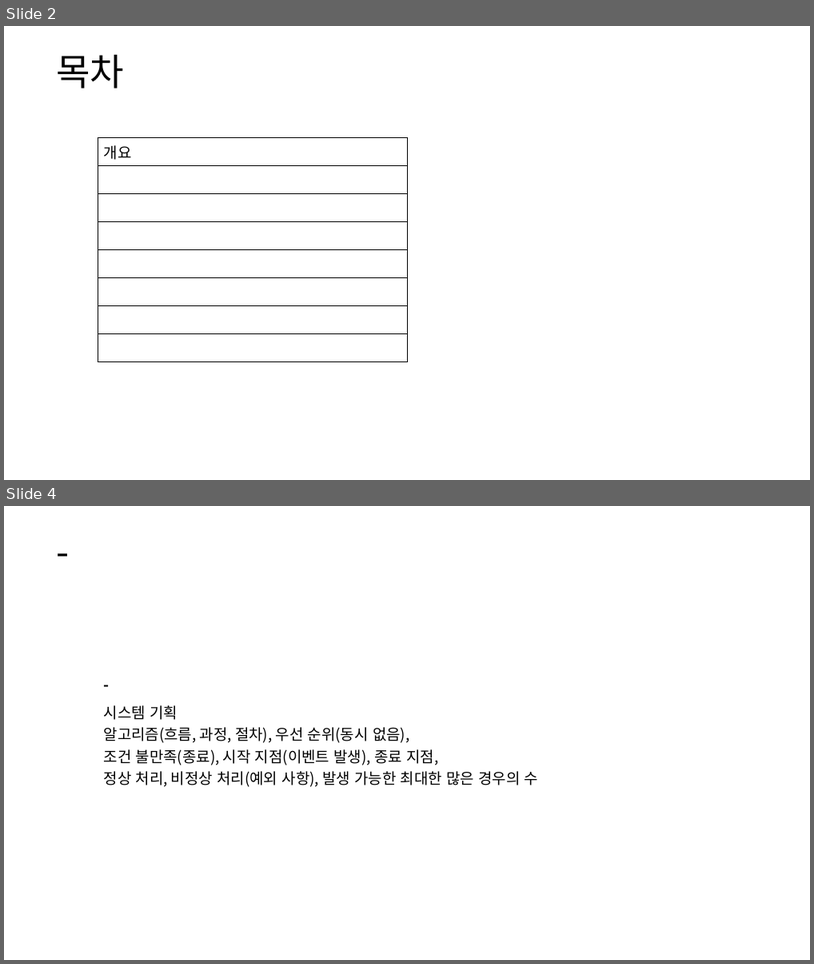
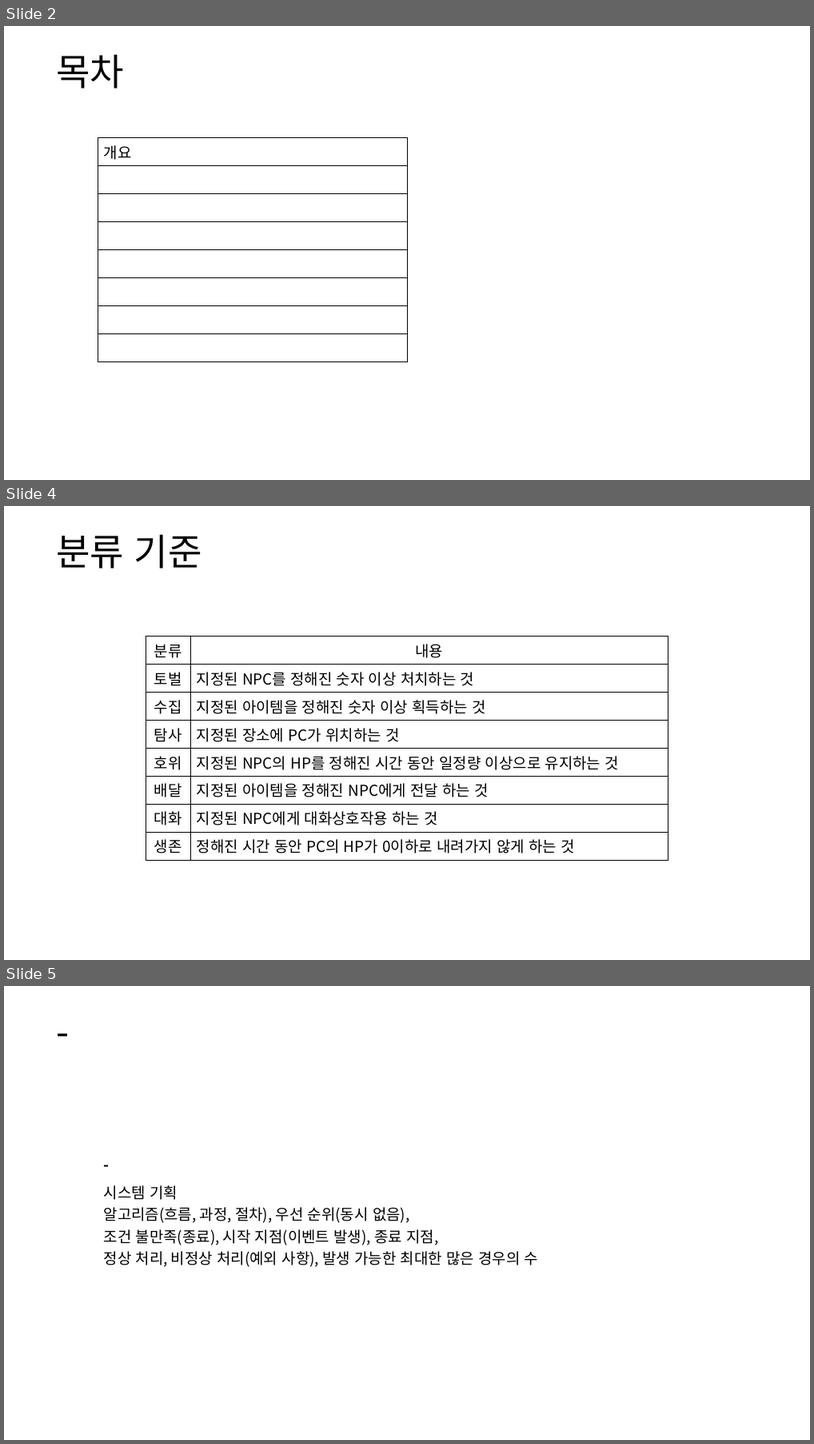
Before and after one commit to yjk0401/unityenginebasic_9th, a slide deck: 기획/방랑엽사전/퀘스트 시스템 기획서.pptx. Shown one above the other, each under a label of ours: slides 2 and 4 before the commit, slides 2, 4 and 5 after it; the slides between them are not shown. The pictures are 814x964 and 814x1444 pixels, drawn with LibreOffice and Linux fonts; fonts in the diff are those of the drawing. Boxes give left, top, right and bottom in pixels: in the first picture for what was removed or moved away, otherwise in the second. Text is boxed around its words. In the diff, an @@ line names an element or a change of style, - is before the commit and + after.

```diff
--- a/기획/방랑엽사전/퀘스트 시스템 기획서.pptx
+++ b/기획/방랑엽사전/퀘스트 시스템 기획서.pptx
@@ slide 4 added at (4, 506, 810, 960), background #FFFFFF @@
@@ text added at (56, 534, 202, 568), 44 pt, text #000000 @@
+분류 기준
@@ table added at (146, 636, 668, 856), 8 rows, 2 columns @@
+분류 | 내용
+토벌 | 지정된 NPC를 정해진 숫자 이상 처치하는 것
+수집 | 지정된 아이템을 정해진 숫자 이상 획득하는 것
+탐사 | 지정된 장소에 PC가 위치하는 것
+호위 | 지정된 NPC의 HP를 정해진 시간 동안 일정량 이상으로 유지하는 것
+배달 | 지정된 아이템을 정해진 NPC에게 전달 하는 것
+대화 | 지정된 NPC에게 대화상호작용 하는 것
+생존 | 정해진 시간 동안 PC의 HP가 0이하로 내려가지 않게 하는 것
@@ what was slide 4 is now slide 5 @@
```
Also in this commit, not shown: 1 slide changed.
